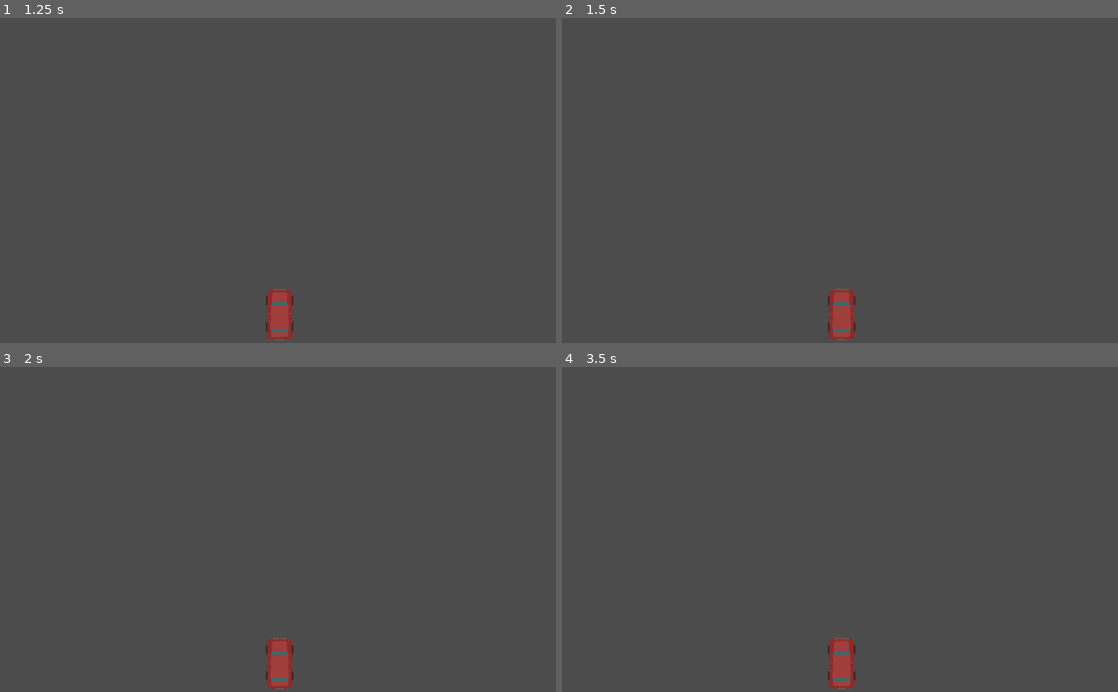
Above: before the commit, frames 1-4 (two rows, left to right).
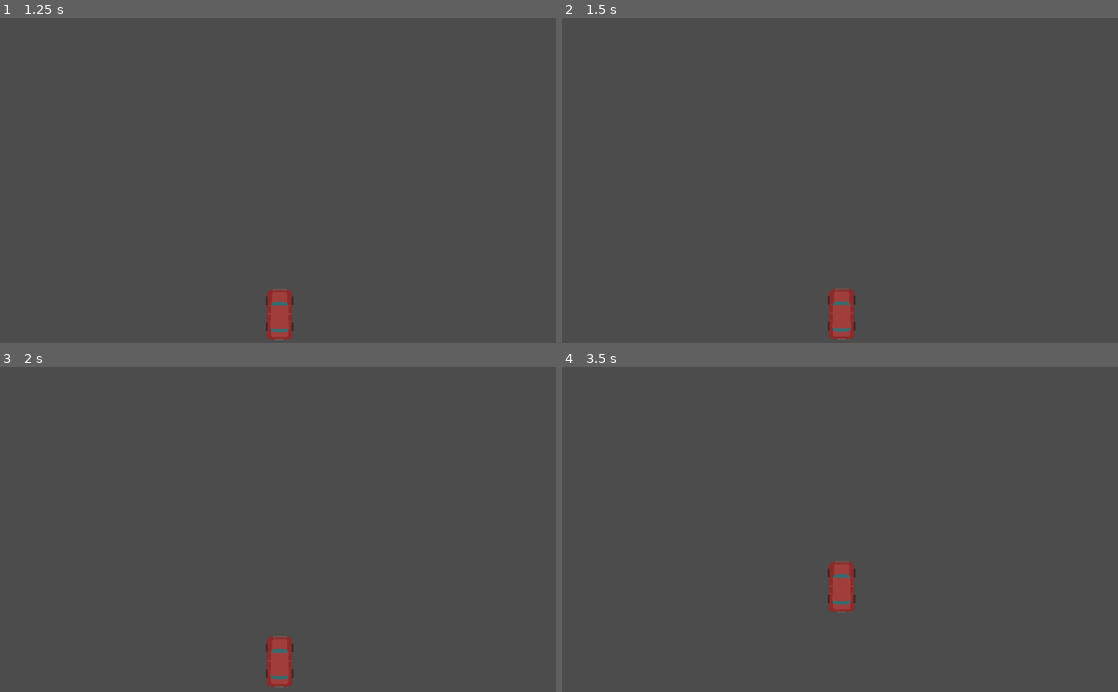
Above: after the commit, the same moments.

Repository: Coolxer/Racer
Game: Godot game, scene res://assets/Car.tscn
The game is run twice, just before and just after one commit, with the same random seed, the same clock (stepped at 60 frames per second) and the same inputs.
Inputs:
- Up to frame 1 (1.25 s): tap Enter at 0.5 s; hold Right (ui_right) from 0.53 s (still down)
- Up to frame 2 (1.5 s): tap Space at 1.25 s; release Right (ui_right) at 1.28 s; hold Down (ui_down) from 1.28 s (still down)
- Up to frame 3 (2 s): keep holding Down (ui_down)
- Up to frame 4 (3.5 s): release Down (ui_down) at 2.03 s; hold Right (ui_right) 2.03-2.78 s; hold Up (ui_up) from 2.78 s (still down)

Frame 1 is identical in both runs. In frame 2, less than 0.1% of the frame differs, in the area x 47-53%, y 83-100%; in frame 3, 0.2%; in frame 4, 1.4%, in the area x 47-53%, y 59-100%.
Error before the commit: Parse Error: ':' expected at end of line. (res://Car.gd:67)

Commit message:
driving forward and backward

Diff:
--- a/Car.gd
+++ b/Car.gd
@@ -1,14 +1,17 @@
 extends Node2D
 
-export var max_speed = 40;
-export var acceleration = 8.2;
+export var max_forward_speed = 40.0
+export var forward_acceleration = 8.2
+export var max_backward_speed = -10.0
+export var backward_acceleration = -10.0
 
-export var max_wheel_rotation_angle = 60;
+export var max_wheel_rotation_angle = 60
 
 var current_speed = 0.0
 
 var gas_pedal_pressed = false
 var brake_pedal_pressed = false
+var hand_brake_pulled = false
 var turning_left = false
 var turning_right = false
 
@@ -44,15 +47,24 @@
     var current_speed = get_speed()
 
     if gas_pedal_pressed:
-        if current_speed < max_speed:
-            current_speed += acceleration * delta
+        if current_speed < max_forward_speed:
+            current_speed += forward_acceleration * delta
 
-            if current_speed > max_speed:
-                current_speed = max_speed
+            if current_speed > max_forward_speed:
+                current_speed = max_forward_speed
+
+    if brake_pedal_pressed:
+        if current_speed > max_backward_speed:
+            current_speed += backward_acceleration * delta
+
+            if current_speed < max_backward_speed:
+                current_speed = max_backward_speed
 
     set_speed(current_speed)
 
     position += velocity
+
+    print(current_speed)
 
     pass
 
@@ -63,9 +75,9 @@
     var current_speed = get_speed()
 
     if current_speed != 0:
-        velocity *= speed/get_speed()
-    else
-        velocity = Vector2()
+        velocity *= speed/current_speed
+    else:
+        velocity = Vector2(0, speed).rotated(deg2rad(rotation))
 
 #speed
 #direction
--- a/assets/Car.tscn
+++ b/assets/Car.tscn
@@ -8,8 +8,11 @@
 
 position = Vector2( 515, 538 )
 script = ExtResource( 1 )
-max_speed = 40
-acceleration = 8.2
+_sections_unfolded = [ "Transform" ]
+max_forward_speed = 40.0
+forward_acceleration = 8.2
+max_backward_speed = -10.0
+backward_acceleration = -10.0
 max_wheel_rotation_angle = 60
 
 [node name="Sprite" type="Sprite" parent="." index="0"]
